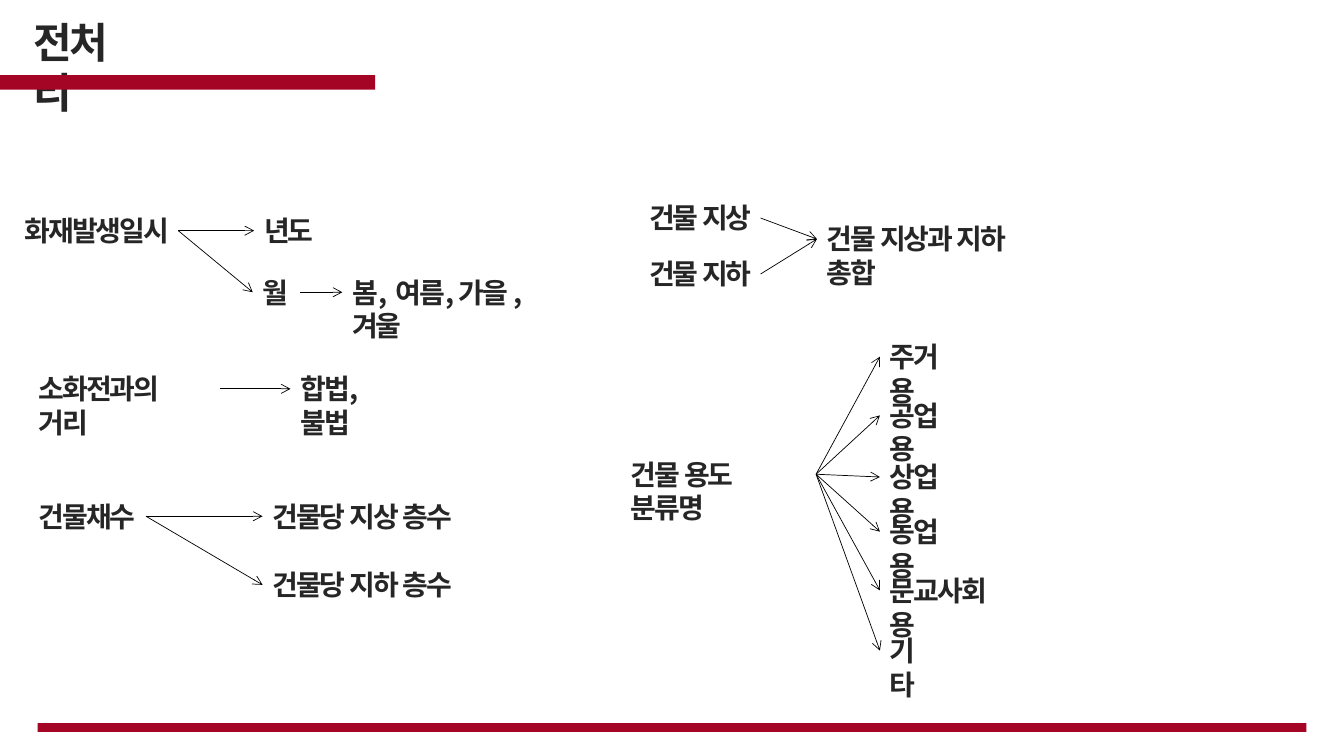
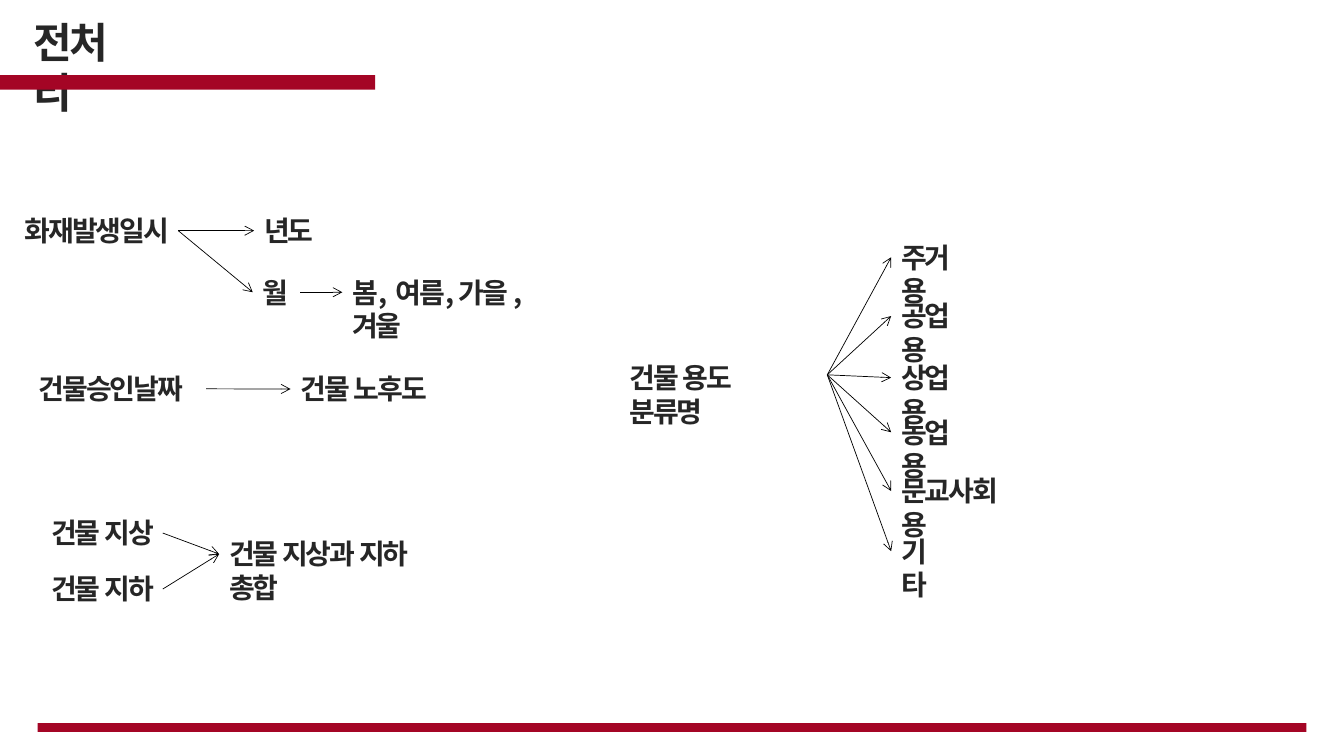
Before and after one commit to cjsgk106/fire-prediction-analysis, a slide deck: slide 15 of work/화재.pptx (slide 13 before the commit). Drawn at 1344x756 pixels with LibreOffice and Linux fonts; fonts in the diff are those of the drawing; background and template pictures are left out. Boxes give left, top, right and bottom in pixels: in the first picture for what was removed or moved away, otherwise in the second. Text is boxed around its words. In the diff, an @@ line names an element or a change of style, - is before the commit and + after.

Commit message:
ppt file updated

```diff
--- a/work/화재.pptx
+++ b/work/화재.pptx
@@ text "건물 용도 분류명": place and size @@
-text "건물 용도 분류명" at bbox=[631, 461, 734, 521]
+text "건물 용도 분류명" at bbox=[629, 364, 733, 425]
@@ text at bbox=[39, 375, 183, 402]: text changed @@
-소화전과의 거리
+건물승인날짜
@@ arrow moved from (220, 389) - (290, 389) to (206, 389) - (290, 389) @@
@@ text at bbox=[300, 375, 427, 402]: text changed @@
-합법, 불법
+건물 노후도
@@ 6 texts, 6 arrows: place and size @@
-6 texts, 6 arrows at bbox=[817, 343, 987, 698]
+6 texts, 6 arrows at bbox=[828, 244, 998, 598]
@@ text removed at bbox=[39, 503, 136, 530] @@
-건물채수
@@ text removed at bbox=[272, 503, 453, 530] @@
-건물당 지상 층수
@@ arrow removed from (146, 516) to (262, 516) @@
@@ arrow removed from (146, 516) to (262, 585) @@
@@ 3 texts, 2 arrows: place and size @@
-3 texts, 2 arrows at bbox=[649, 204, 1007, 287]
+3 texts, 2 arrows at bbox=[51, 519, 409, 602]
@@ text removed at bbox=[272, 571, 453, 598] @@
-건물당 지하 층수
```
Also in this commit, not shown: 8 other slides changed, 4 slides added, 12 slides removed.
